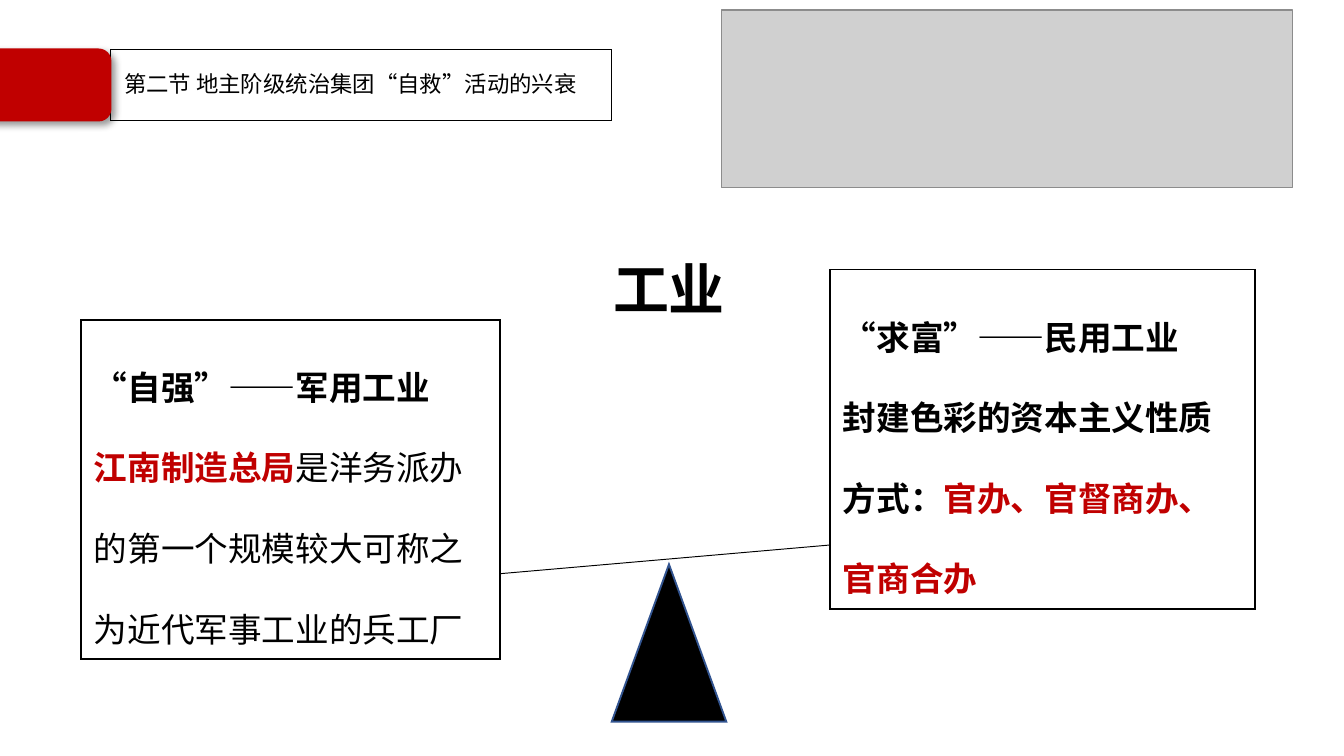
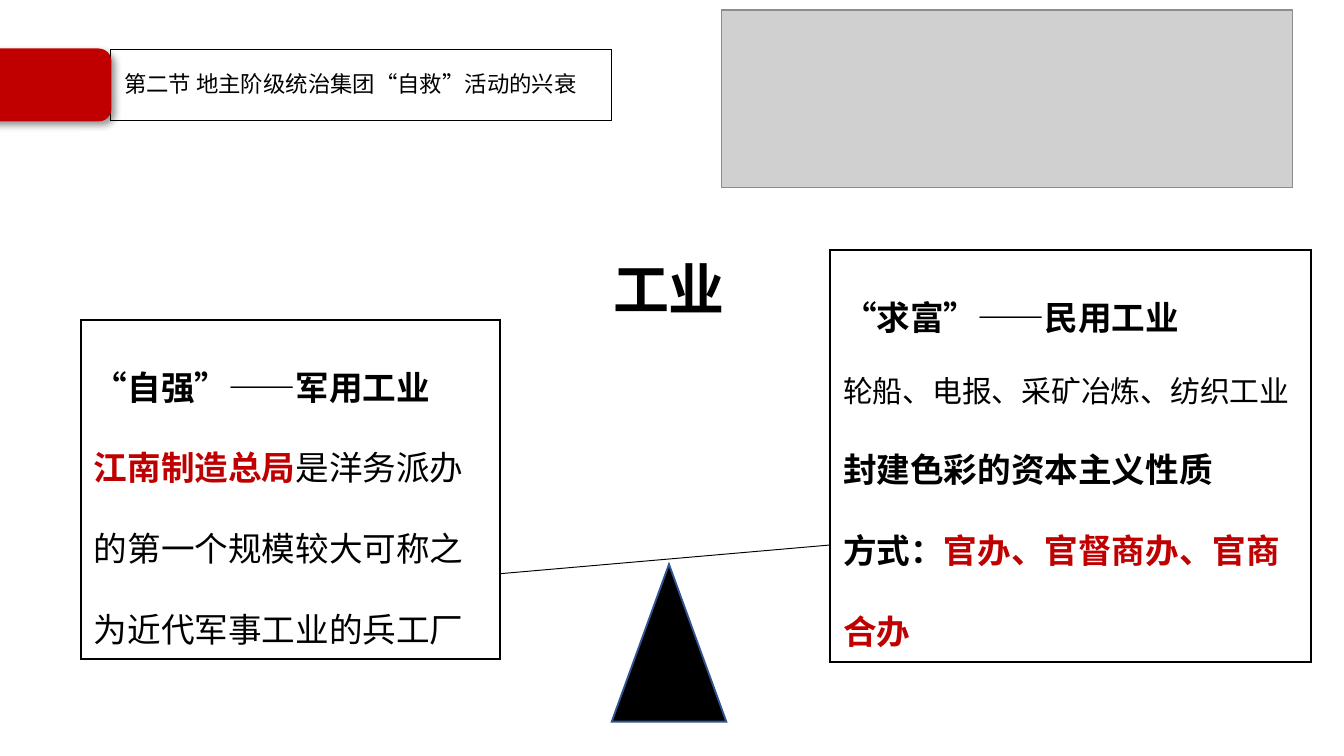
Before and after one commit to Call-me-zhy/tangtang, a slide deck: slide 48 of 5 中国近现代史纲要/课件/中国近现代史纲要精讲2.pptx. Drawn at 1344x756 pixels with LibreOffice and Linux fonts; fonts in the diff are those of the drawing; grey boxes stand for pictures; background and template pictures are left out. Boxes give left, top, right and bottom in pixels: in the first picture for what was removed or moved away, otherwise in the second. Text is boxed around its words. In the diff, an @@ line names an element or a change of style, - is before the commit and + after.

```diff
--- a/5 中国近现代史纲要/课件/中国近现代史纲要精讲2.pptx
+++ b/5 中国近现代史纲要/课件/中国近现代史纲要精讲2.pptx
@@ rectangle "“求富”——民用工业": place and size @@
-rectangle "“求富”——民用工业" at [829,270,1254,609]
+rectangle "“求富”——民用工业" at [829,250,1310,661]
@@ text in rectangle at [843,377,1289,405]: paragraph added @@
+轮船、电报、采矿冶炼、纺织工业
```
Also in this commit, not shown: 5 other slides changed, 1 slide added, 8 other files.
